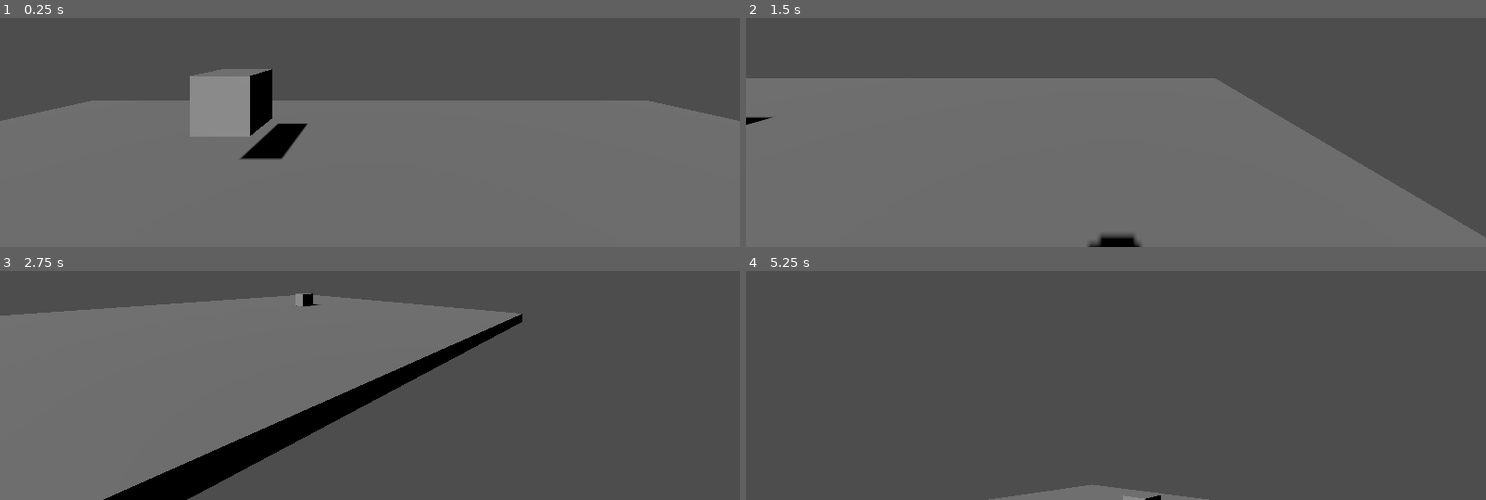
Above: before the commit, frames 1-4 (two rows, left to right).
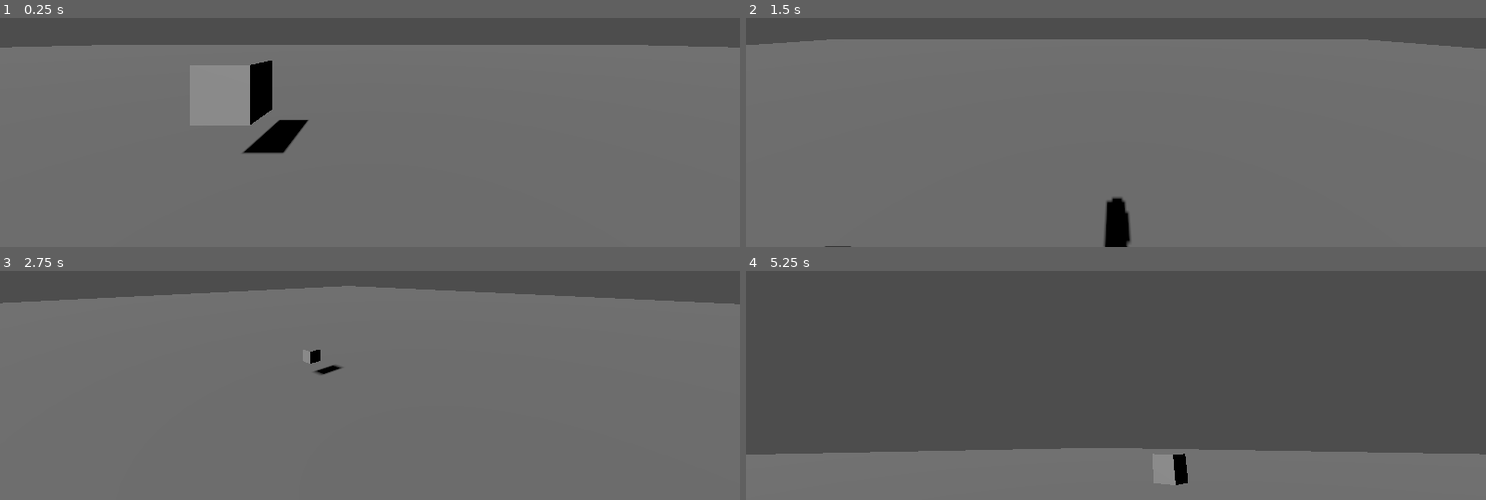
Above: after the commit, the same moments.

Repository: Flodurs/GoDotTest
Game: Godot game, scene res://scenes/level/level.tscn
Two runs of this game, one before a commit and one after it. Both use one fixed random seed, a clock stepped at 60 frames per second and the inputs below.
Inputs:
- Up to frame 1 (0.25 s): no input
- Up to frame 2 (1.5 s): hold D (Right) 0.53-1.28 s; hold Space (Jump, bound only after the commit) 0.53-1.28 s; hold S (Backward) from 1.28 s (still down); tap Down (CamDown) at 1.35 s
- Up to frame 3 (2.75 s): tap Space (Jump, bound only after the commit) at 1.52, 1.55, 1.82, 2.3 s; release S (Backward) at 2.03 s; hold D (Right) from 2.03 s (still down); hold Left (CamLeft) from 2.03 s (still down)
- Up to frame 4 (5.25 s): release D (Right) at 2.78 s; release Left (CamLeft) at 2.78 s; hold W (Forward) 2.78-3.53 s; tap Right (CamRight) at 2.85 s; tap Space (Jump, bound only after the commit) at 3.02, 3.05, 3.32, 3.77, 3.8, 4.07, 4.35, 4.52, 4.82 s; hold Up (CamUp) 3.53-4.28 s; hold A (Left) 3.53-5.03 s; tap Enter at 5 s; hold S (Backward) from 5.03 s (still down); hold Down (CamDown) from 5.03 s (still down)

The runs differ from the first frame. In frame 1, 25% of the frame differs, in the area x 0-100%, y 11-62%; in frame 2, 30%; in frame 3, 53%, in the area x 0-100%, y 6-100%; in frame 4, 20%.
Error after the commit: Parse Error: Expected indented block after "if" block. (res://scenes/enemys/enemy_1.gd:18)

Commit message:
PlayerControllerV1

Diff:
--- a/project.godot
+++ b/project.godot
@@ -57,3 +57,8 @@
 "events": [Object(InputEventKey,"resource_local_to_scene":false,"resource_name":"","device":-1,"window_id":0,"alt_pressed":false,"shift_pressed":false,"ctrl_pressed":false,"meta_pressed":false,"pressed":false,"keycode":0,"physical_keycode":65,"key_label":0,"unicode":97,"echo":false,"script":null)
 ]
 }
+Jump={
+"deadzone": 0.5,
+"events": [Object(InputEventKey,"resource_local_to_scene":false,"resource_name":"","device":-1,"window_id":0,"alt_pressed":false,"shift_pressed":false,"ctrl_pressed":false,"meta_pressed":false,"pressed":false,"keycode":0,"physical_keycode":32,"key_label":0,"unicode":32,"echo":false,"script":null)
+]
+}
--- a/scenes/Player/player.gd
+++ b/scenes/Player/player.gd
@@ -2,14 +2,21 @@
 
 var speed: int = 30
 var speed_cap: int = 10
+var jump_speed: int = 20
+
 
 func acceleration(delta, direction):
 	var velocity_2d: Vector2 = Vector2(velocity.x, velocity.z)
 	if velocity_2d.length() < speed_cap:
-		velocity += direction * speed * delta
+		velocity.x += direction.x * speed * delta
+		velocity.z += direction.z * speed * delta
 	else:
-		velocity = velocity - velocity.normalized() * speed * delta
-
+		velocity.x += direction.x * speed * delta
+		velocity.z += direction.z * speed * delta
+		velocity_2d = Vector2(velocity.x, velocity.z)
+		velocity_2d = velocity_2d.normalized() * speed_cap
+		velocity[0] = velocity_2d[0]
+		velocity[2] = velocity_2d[1]
 
 func _physics_process(delta):
 	var direction: Vector3
@@ -34,11 +41,16 @@
 		movement = true
 		direction = camera_direction.rotated(Vector3(0,1,0), deg_to_rad(90))
 		acceleration(delta, direction)
-	if movement == false:
+	if Input.is_action_pressed("Jump") and is_on_floor():
+		velocity.y = jump_speed
+
+
+	if movement == false and is_on_floor():
 		velocity = velocity - velocity.normalized() * speed * delta
 
 
-#	if not is_on_floor():
-#		velocity.y -= 30 * delta
+	if not is_on_floor():
+		velocity.y -= 30 * delta
 
+	print(global_position.y)
 	move_and_slide()
--- a/scenes/enemys/enemy_1.gd
+++ b/scenes/enemys/enemy_1.gd
@@ -16,4 +16,3 @@
 	var player = get_tree().get_nodes_in_group("Player")[0]
 	var dir = player.transform.origin - transform.origin
 	if dir.dot(transform.basis.z) > 0:
-		print("Hit")
--- a/scenes/level/level.tscn
+++ b/scenes/level/level.tscn
@@ -6,7 +6,7 @@
 [sub_resource type="BoxMesh" id="BoxMesh_gwq0k"]
 
 [sub_resource type="BoxShape3D" id="BoxShape3D_kgdq1"]
-size = Vector3(24.7648, 0.553409, 24.203)
+size = Vector3(228.462, 0.553409, 233.124)
 
 [node name="Level" type="Node3D"]
 transform = Transform3D(1, 0, 0, 0, 1, 0, 0, 0, 1, 0, 2, -4)
@@ -14,7 +14,7 @@
 [node name="StaticBody3D" type="StaticBody3D" parent="."]
 
 [node name="MeshInstance3D" type="MeshInstance3D" parent="StaticBody3D"]
-transform = Transform3D(24.6436, 0, 0, 0, 0.557143, 0, 0, 0, 24.2322, 0, 0, 0)
+transform = Transform3D(228.243, 0, 0, 0, 0.557, 0, 0, 0, 230.751, 0, 0, 0)
 mesh = SubResource("BoxMesh_gwq0k")
 
 [node name="CollisionShape3D" type="CollisionShape3D" parent="StaticBody3D"]
